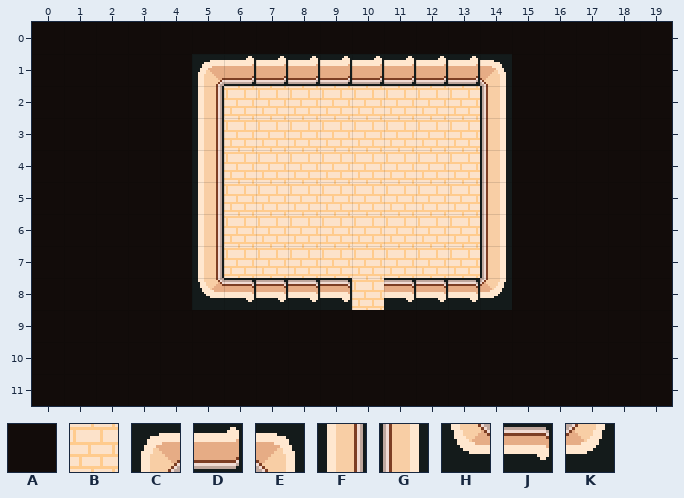
A Tiled map (JSON) gets an edit: data/tk_maps/w12/jade/meiwu--diaochan.tmj. The picture above was drawn from the file before the commit.
Cells are 16x16 px. Shown: x 0..19, y 0..11. The old version is drawn lined up with the new one.
Key: from "_swatch": A 0; from "n_floor_in": B 23; from "n_wall_in": C 0, D 1, E 4, F 10, G 14, H 40, J 41, K 44.
_ is an empty cell, # one hidden under a higher layer.
Layer "ground" before, first column x 0:
 0 AAAAAAAAAAAAAAAAAAAA
 1 AAAAA##########AAAAA
 2 AAAAA#BBBBBBBB#AAAAA
 3 AAAAA#BBBBBBBB#AAAAA
 4 AAAAA#BBBBBBBB#AAAAA
 5 AAAAA#BBBBBBBB#AAAAA
 6 AAAAA#BBBBBBBB#AAAAA
 7 AAAAA#BBBBBBBB#AAAAA
 8 AAAAA#####B####AAAAA
 9 AAAAAAAAAAAAAAAAAAAA
10 AAAAAAAAAAAAAAAAAAAA
11 AAAAAAAAAAAAAAAAAAAA
Layer "wall" before, first column x 0:
 0 ____________________
 1 _____CDDDDDDDDE_____
 2 _____F________G_____
 3 _____F________G_____
 4 _____F________G_____
 5 _____F________G_____
 6 _____F________G_____
 7 _____F________G_____
 8 _____HJJJJ_JJJK_____
 9 ____________________
10 ____________________
11 ____________________
And afterwards:
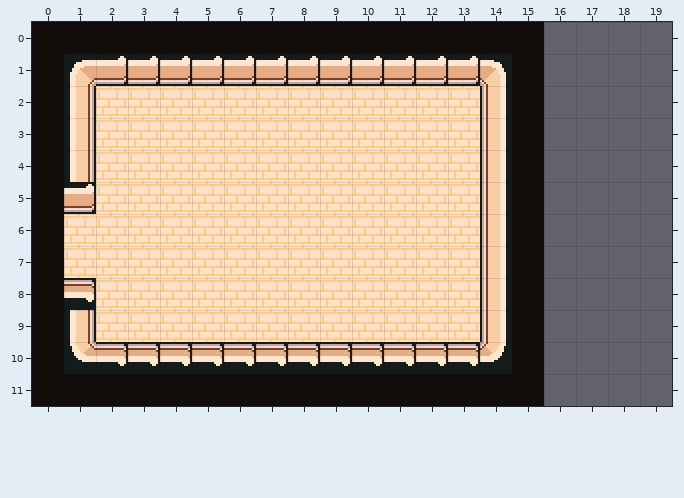
Change:
Changed rows in their new state; . is an unchanged cell.
map size 20x12 -> 16x12 cells
Layer "ground":
first column x 1:
 0 ...............____
 1 ...............____
 2 .BBBB..........____
 3 .BBBB..........____
 4 .BBBB..........____
 5 .BBBB..........____
 6 BBBBB..........____
 7 BBBBB..........____
 8 .BBBBBBBB.BBB..____
 9 .BBBBBBBBBBBB..____
10 ...............____
11 ...............____
Layer "wall":
first column x 1:
 1 CDDDD.........
 2 F..._.........
 3 F..._.........
 4 F..._.........
 5 D..._.........
 6 ...._.........
 7 ...._.........
 8 J..._____.___G
 9 F............G
10 HJJJJJJJJJJJJK
